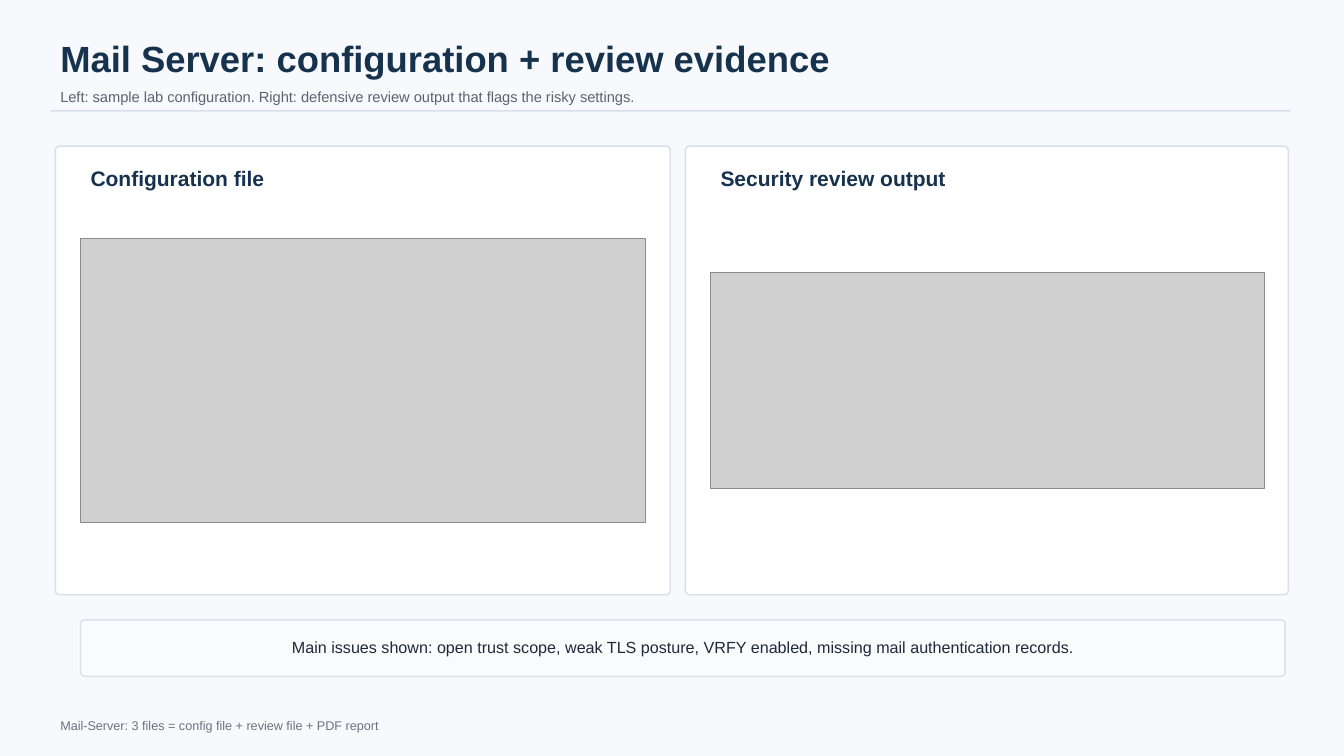
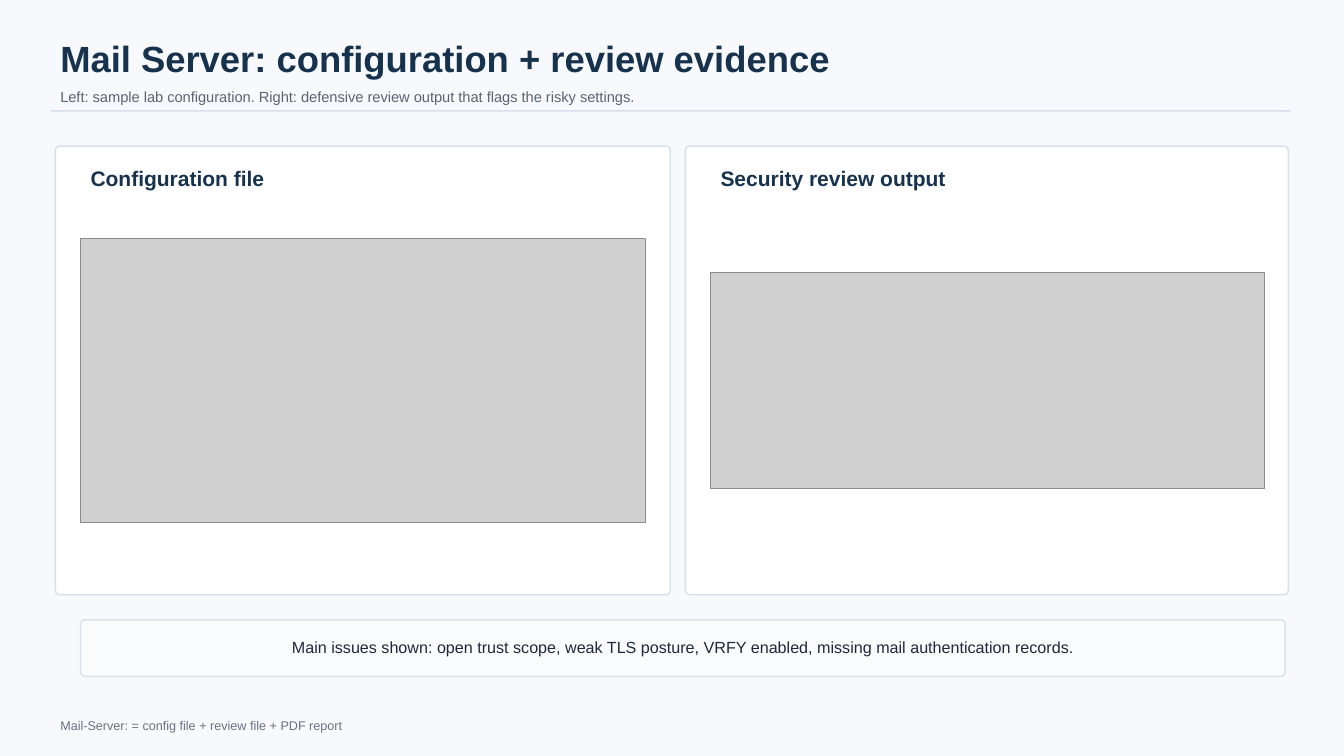
Before and after one commit to RahafAlSurai/Security-Servers-Configuration-Review-Project, a slide deck: slide 4 of Updated_Security_Servers_Project.pptx. Drawn at 1344x756 pixels with LibreOffice and Linux fonts; fonts in the diff are those of the drawing; grey boxes stand for pictures. Boxes give left, top, right and bottom in pixels: in the first picture for what was removed or moved away, otherwise in the second. Text is boxed around its words. In the diff, an @@ line names an element or a change of style, - is before the commit and + after.

```diff
--- a/Updated_Security_Servers_Project.pptx
+++ b/Updated_Security_Servers_Project.pptx
@@ text at (60,721,342,733): text changed @@
-Mail-Server: 3 files = config file + review file + PDF report
+Mail-Server: = config file + review file + PDF report
```
Also in this commit, not shown: 3 other slides changed, 1 slide added, 2 slides removed.
